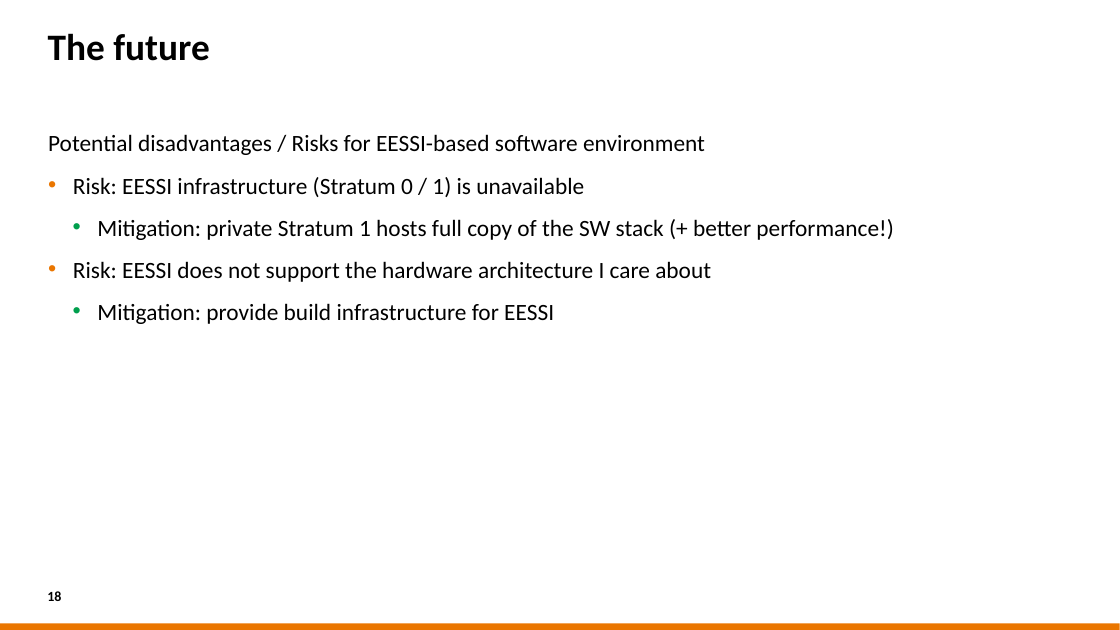
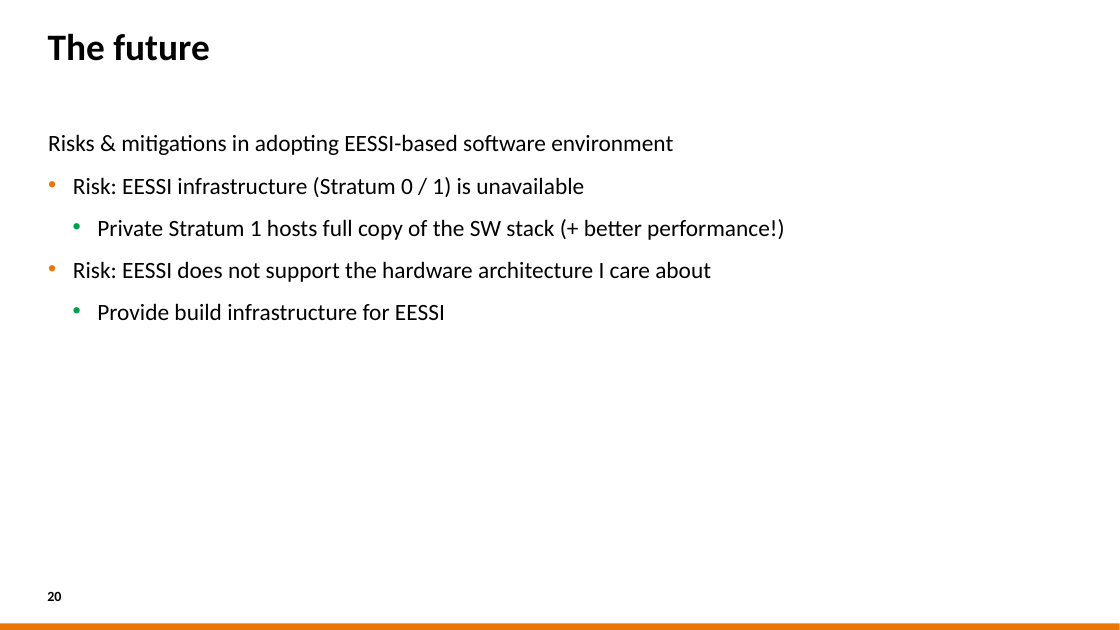
Before and after one commit to casparvl/EUM25, a slide deck: slide 20 of 2025-03-18 EasyBuild User Meeting - EasyBuild at SURF.pptx (slide 18 before the commit). Drawn at 1120x630 pixels with LibreOffice and Linux fonts; fonts in the diff are those of the drawing; background and template pictures are left out. Boxes give left, top, right and bottom in pixels: in the first picture for what was removed or moved away, otherwise in the second. Text is boxed around its words. In the diff, an @@ line names an element or a change of style, - is before the commit and + after.

```diff
--- a/2025-03-18 EasyBuild User Meeting - EasyBuild at SURF.pptx
+++ b/2025-03-18 EasyBuild User Meeting - EasyBuild at SURF.pptx
@@ text at bbox=[48, 134, 673, 155]: text changed @@
-Potential disadvantages / Risks for EESSI-based software environment
+Risks & mitigations in adopting EESSI-based software environment
@@ text at bbox=[97, 219, 784, 240]: text changed @@
-  • Mitigation: private Stratum 1 hosts full copy of the SW stack (+ better performance!)
+  • Private Stratum 1 hosts full copy of the SW stack (+ better performance!)
@@ text at bbox=[97, 303, 445, 320]: text changed @@
-  • Mitigation: provide build infrastructure for EESSI
+  • Provide build infrastructure for EESSI
@@ page number at bbox=[47, 592, 61, 601]: text changed @@
-18
+20
```
Also in this commit, not shown: 7 other slides changed, 2 slides added, 1 other file.
